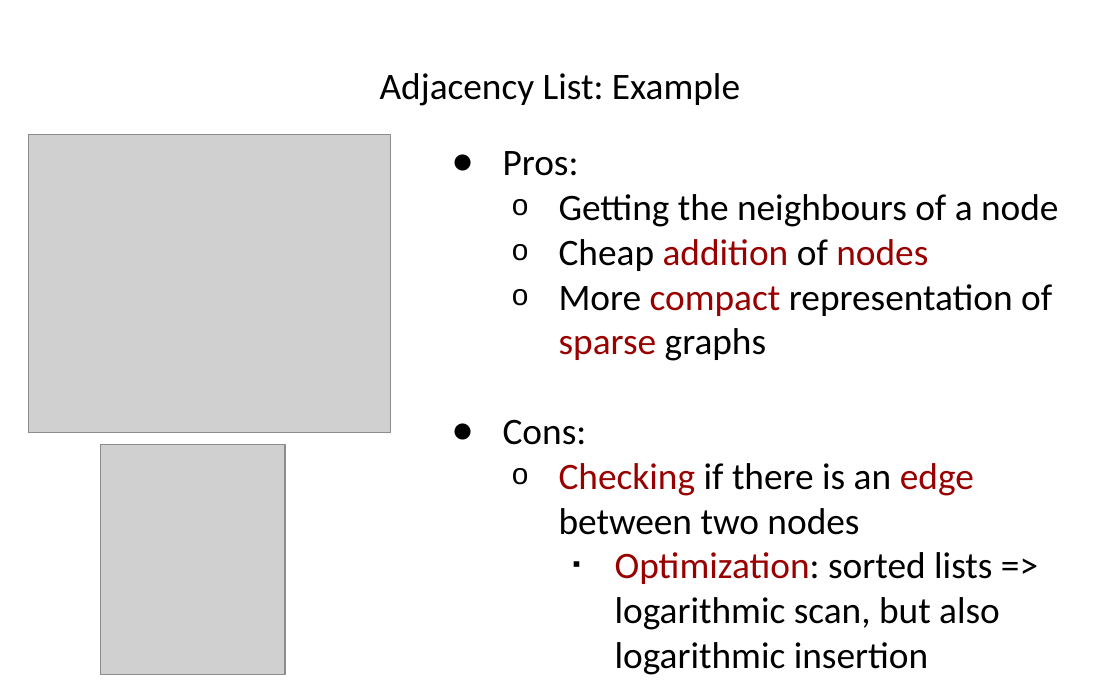
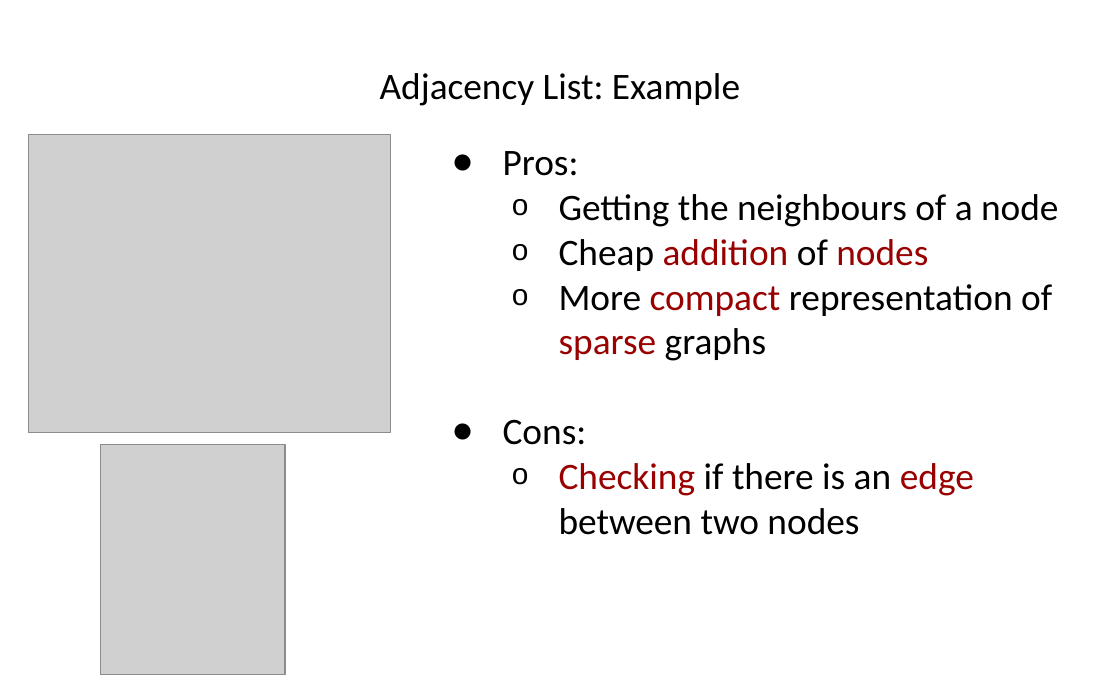
Before and after one commit to hogeschool/INFDEV026B, a slide deck: slide 16 of Lecture 5.pptx (slide 17 before the commit). Drawn at 1120x700 pixels with LibreOffice and Linux fonts; fonts in the diff are those of the drawing; grey boxes stand for pictures. Boxes give left, top, right and bottom in pixels: in the first picture for what was removed or moved away, otherwise in the second. Text is boxed around its words. In the diff, an @@ line names an element or a change of style, - is before the commit and + after.

```diff
--- a/Lecture 5.pptx
+++ b/Lecture 5.pptx
@@ text at <box>615,552,1000,675</box>: paragraph removed @@
-    ▪ Optimization: sorted lists => logarithmic scan, but also logarithmic insertion
```
Also in this commit, not shown: 1 other slide changed, 2 slides added, 12 slides removed.
